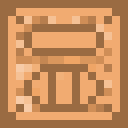
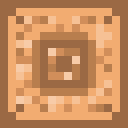
Two versions of the same layered image (128x128). Layer-by-layer changes:
hid "フォルダー 1 のコピー" over [24, 24, 104, 112]
showed "compressed_cobblestone" over [24, 24, 104, 112]
